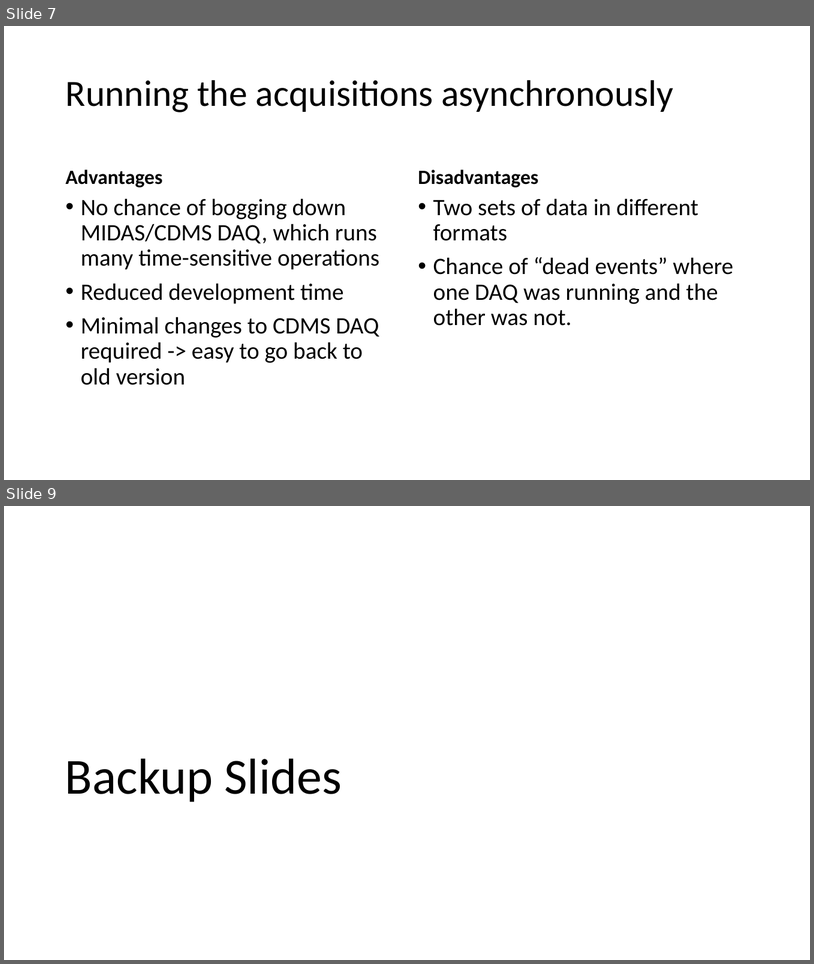
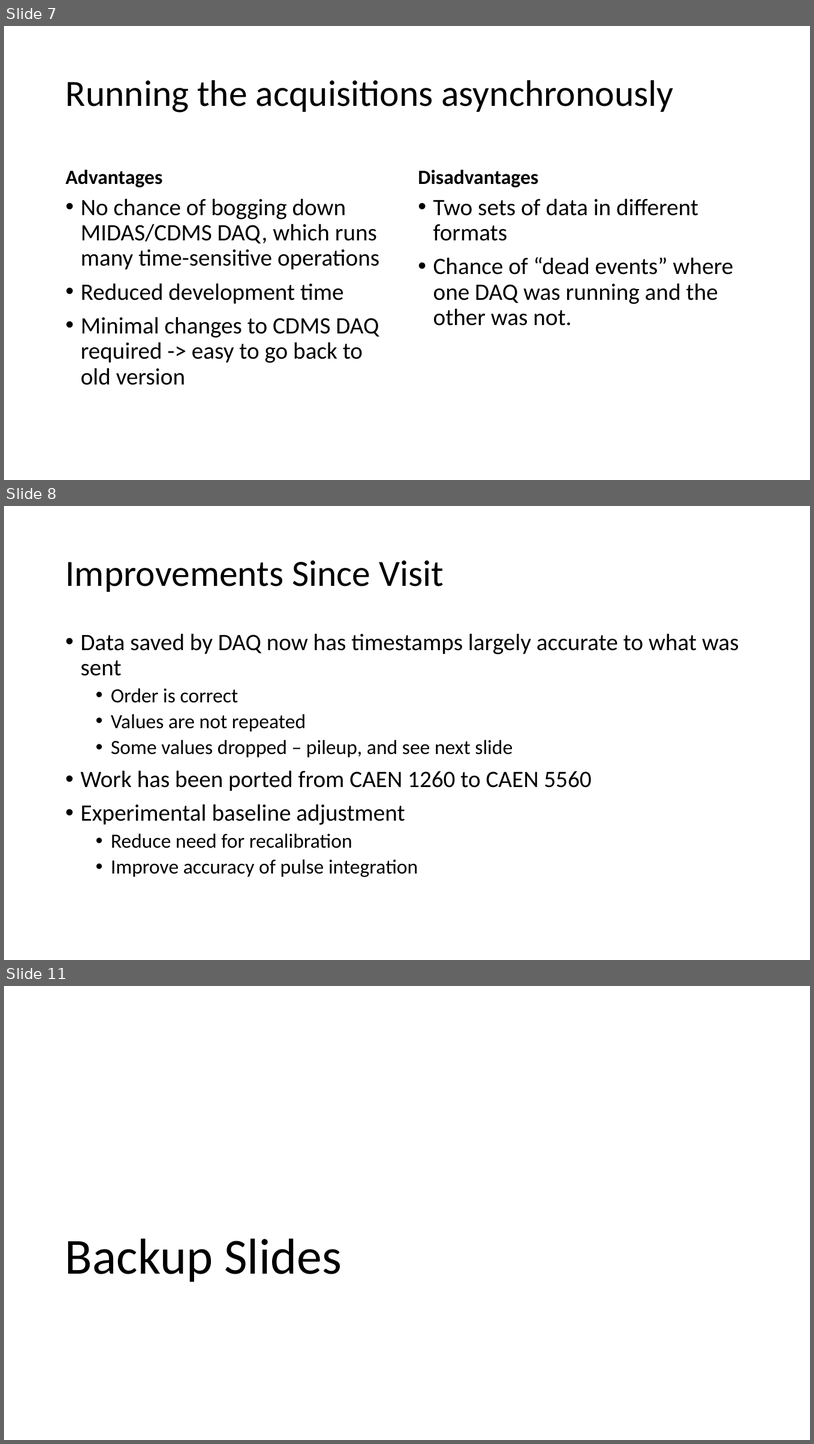
Before and after one commit to villano-lab/R76Firmware, a slide deck: docs/Firmware_Guide.pptx. Shown one above the other, each under a label of ours: slides 7 and 9 before the commit, slides 7, 8 and 11 after it; the slides between them are not shown. The pictures are 814x964 and 814x1444 pixels, drawn with LibreOffice and Linux fonts; fonts in the diff are those of the drawing. Boxes give left, top, right and bottom in pixels: in the first picture for what was removed or moved away, otherwise in the second. Text is boxed around its words. In the diff, an @@ line names an element or a change of style, - is before the commit and + after.

```diff
--- a/docs/Firmware_Guide.pptx
+++ b/docs/Firmware_Guide.pptx
@@ slide 8 added at (4,506,810,960), background #FFFFFF @@
@@ title added at (65,560,444,592), 44 pt, text #000000 @@
+Improvements Since Visit
@@ text added at (81,633,740,877), 24 pt, text #000000 @@
+• Data saved by DAQ now has timestamps largely accurate to what was sent
+  • Order is correct
+  • Values are not repeated
+  • Some values dropped – pileup, and see next slide
+• Work has been ported from CAEN 1260 to CAEN 5560
+• Experimental baseline adjustment
+  • Reduce need for recalibration
+  • Improve accuracy of pulse integration
@@ what was slide 9 is now slide 11 @@
```
Also in this commit, not shown: 1 slide changed, 1 other slide added.
